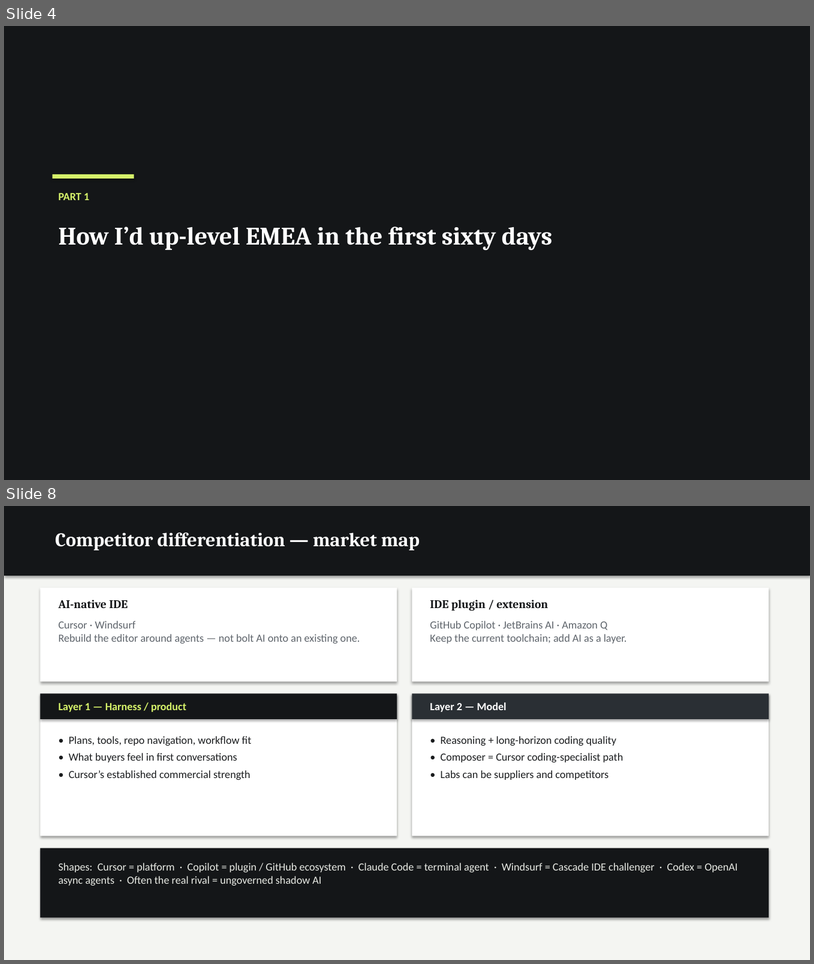
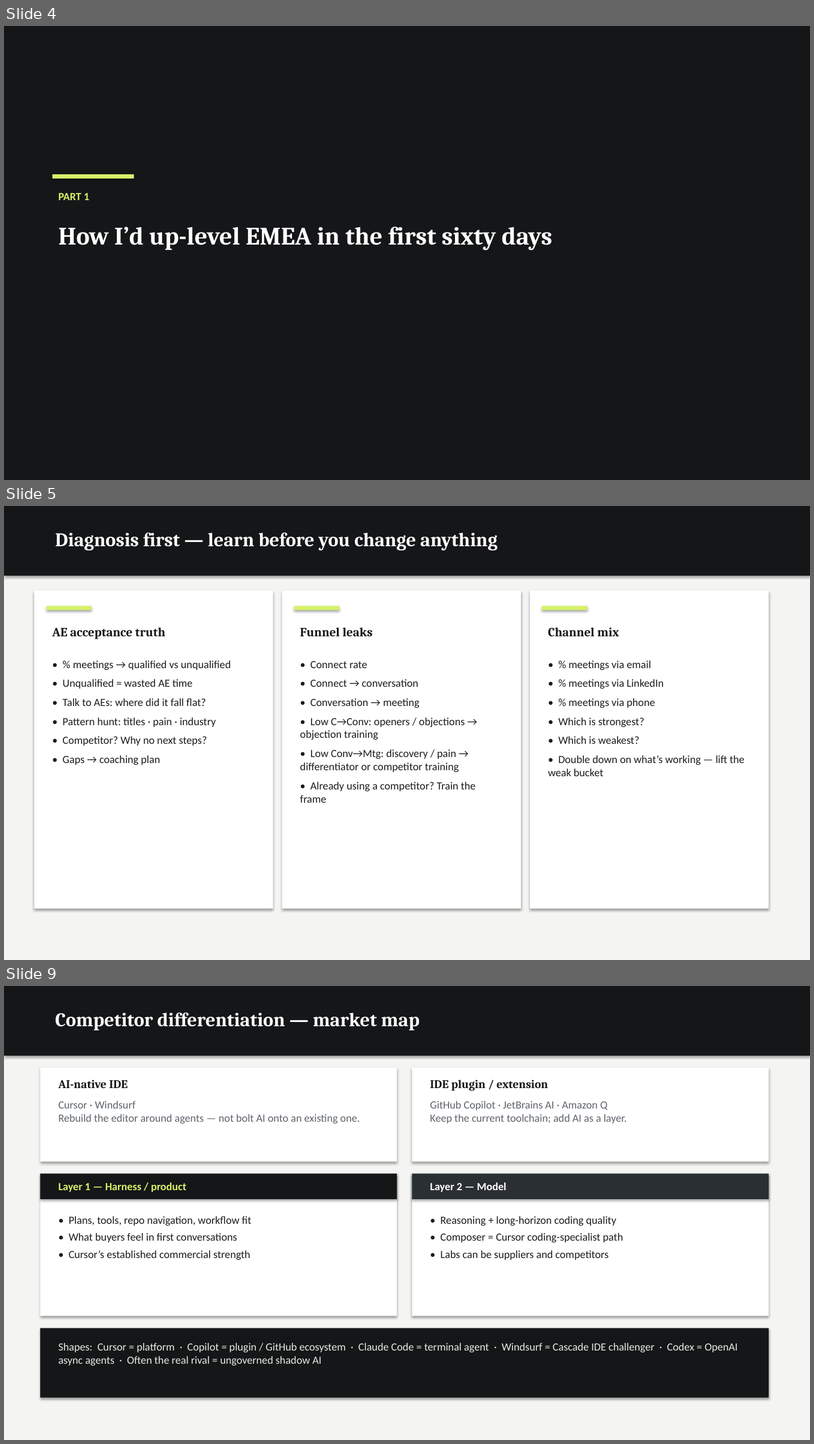
Before and after one commit to dempseli01-stack/lindsey, a slide deck: Lindsey_Presentation.pptx. Shown one above the other, each under a label of ours: slides 4 and 8 before the commit, slides 4, 5 and 9 after it; the slides between them are not shown. The pictures are 814x964 and 814x1444 pixels, drawn with LibreOffice and Linux fonts; fonts in the diff are those of the drawing. Boxes give left, top, right and bottom in pixels: in the first picture for what was removed or moved away, otherwise in the second. Text is boxed around its words. In the diff, an @@ line names an element or a change of style, - is before the commit and + after.

```diff
--- a/Lindsey_Presentation.pptx
+++ b/Lindsey_Presentation.pptx
@@ slide 5 added at (x1=4, y1=506, x2=810, y2=960), background #FFFFFF @@
@@ rectangle added at (x1=4, y1=506, x2=810, y2=960), fill #F4F5F2 @@
@@ rectangle added at (x1=4, y1=506, x2=810, y2=576), fill #141618 @@
@@ text added at (x1=55, y1=532, x2=498, y2=550), 23 pt, text #FFFFFF, bold @@
+Diagnosis first — learn before you change anything
@@ rectangle added at (x1=34, y1=591, x2=273, y2=908), fill #FFFFFF @@
@@ rectangle added at (x1=282, y1=591, x2=521, y2=908), fill #FFFFFF @@
@@ rectangle added at (x1=530, y1=591, x2=769, y2=908), fill #FFFFFF @@
@@ rectangle added at (x1=47, y1=606, x2=92, y2=610), fill #D6F26A @@
@@ rectangle added at (x1=294, y1=606, x2=340, y2=610), fill #D6F26A @@
@@ rectangle added at (x1=542, y1=606, x2=588, y2=610), fill #D6F26A @@
@@ text added at (x1=52, y1=627, x2=165, y2=639), 15 pt, text #141618, bold @@
+AE acceptance truth
@@ text added at (x1=300, y1=627, x2=373, y2=636), 15 pt, text #141618, bold @@
+Funnel leaks
@@ text added at (x1=548, y1=627, x2=619, y2=637), 15 pt, text #141618, bold @@
+Channel mix
@@ text added at (x1=63, y1=660, x2=231, y2=765), 13 pt, text #1A1C1E @@
+• % meetings → qualified vs unqualified
+• Unqualified = wasted AE time
+• Talk to AEs: where did it fall flat?
+• Pattern hunt: titles · pain · industry
+• Competitor? Why no next steps?
+• Gaps → coaching plan
@@ text added at (x1=300, y1=661, x2=476, y2=802), 13 pt, text #1A1C1E @@
+• Connect rate
+• Connect → conversation
+• Conversation → meeting
+• Low C→Conv: openers / objections → objection training
+• Low Conv→Mtg: discovery / pain → differentiator or competitor training
+• Already using a competitor? Train the frame
@@ text added at (x1=548, y1=660, x2=745, y2=776), 13 pt, text #1A1C1E @@
+• % meetings via email
+• % meetings via LinkedIn
+• % meetings via phone
+• Which is strongest?
+• Which is weakest?
+• Double down on what’s working — lift the weak bucket
@@ what was slide 8 is now slide 9 @@
```
Also in this commit, not shown: 5 other slides added, 5 slides removed, 2 other files.
